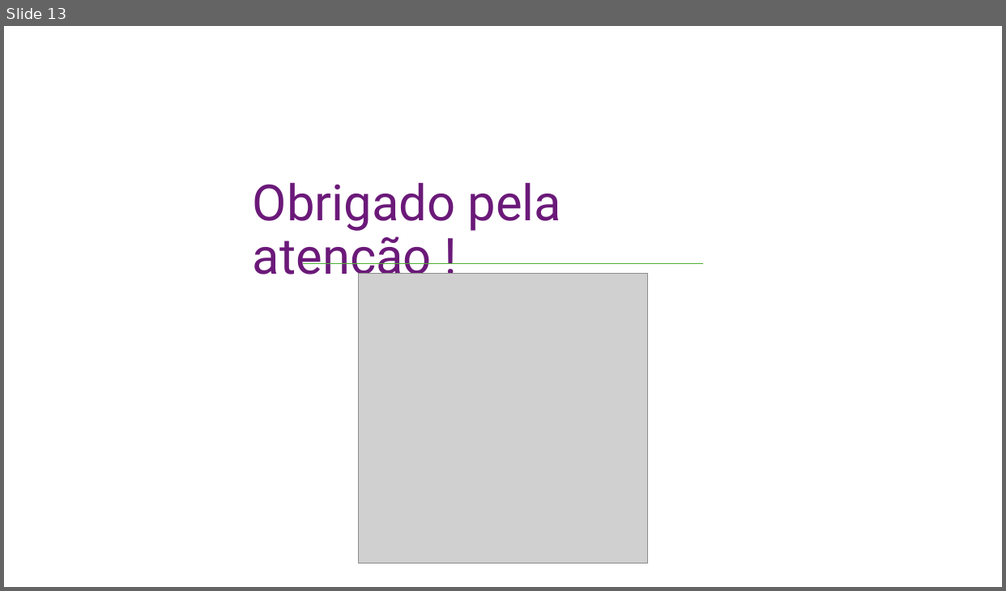
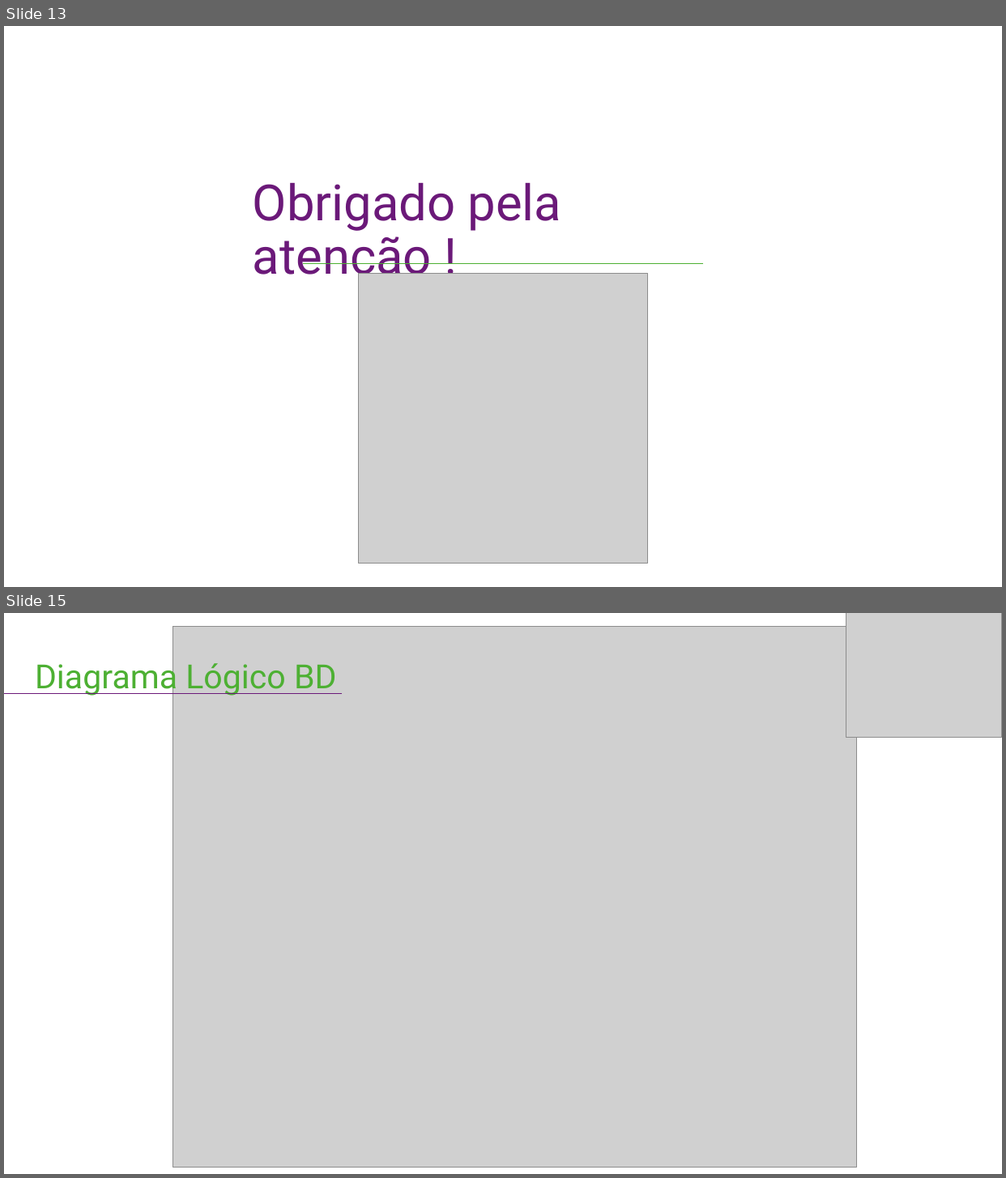
Before and after one commit to BandTec/alprime, a slide deck: documentacao/Apresentações/Sprint 3.pptx. Shown one above the other, each under a label of ours: slide 13 before the commit, slides 13 and 15 after it; the slides between them are not shown. The pictures are 1006x591 and 1006x1178 pixels, drawn with LibreOffice and Linux fonts; fonts in the diff are those of the drawing; grey boxes stand for pictures. Boxes give left, top, right and bottom in pixels: in the first picture for what was removed or moved away, otherwise in the second. Text is boxed around its words. In the diff, an @@ line names an element or a change of style, - is before the commit and + after.

```diff
--- a/documentacao/Apresentações/Sprint 3.pptx
+++ b/documentacao/Apresentações/Sprint 3.pptx
@@ slide 15 added at <box>4,613,1002,1174</box>, background #FFFFFF @@
@@ picture added at <box>173,627,857,1167</box> @@
@@ picture added at <box>846,613,1002,737</box> @@
@@ title added at <box>35,658,337,697</box>, 32 pt, text #4DB033 @@
+Diagrama Lógico BD
@@ line added from (343, 693) to (4, 693), #6B1979 0.5 pt @@
```
Also in this commit, not shown: 2 slides changed, 2 other slides added, 21 other files.
